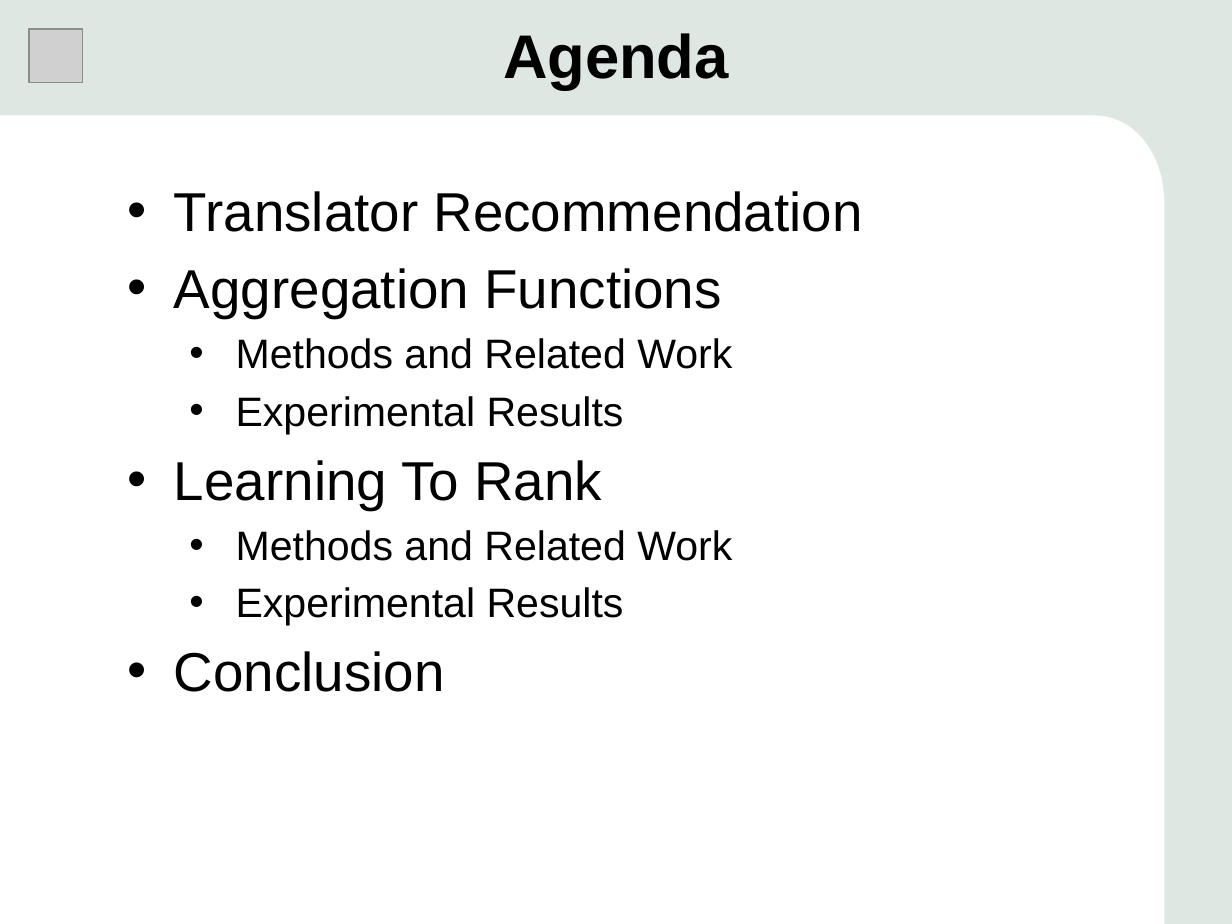
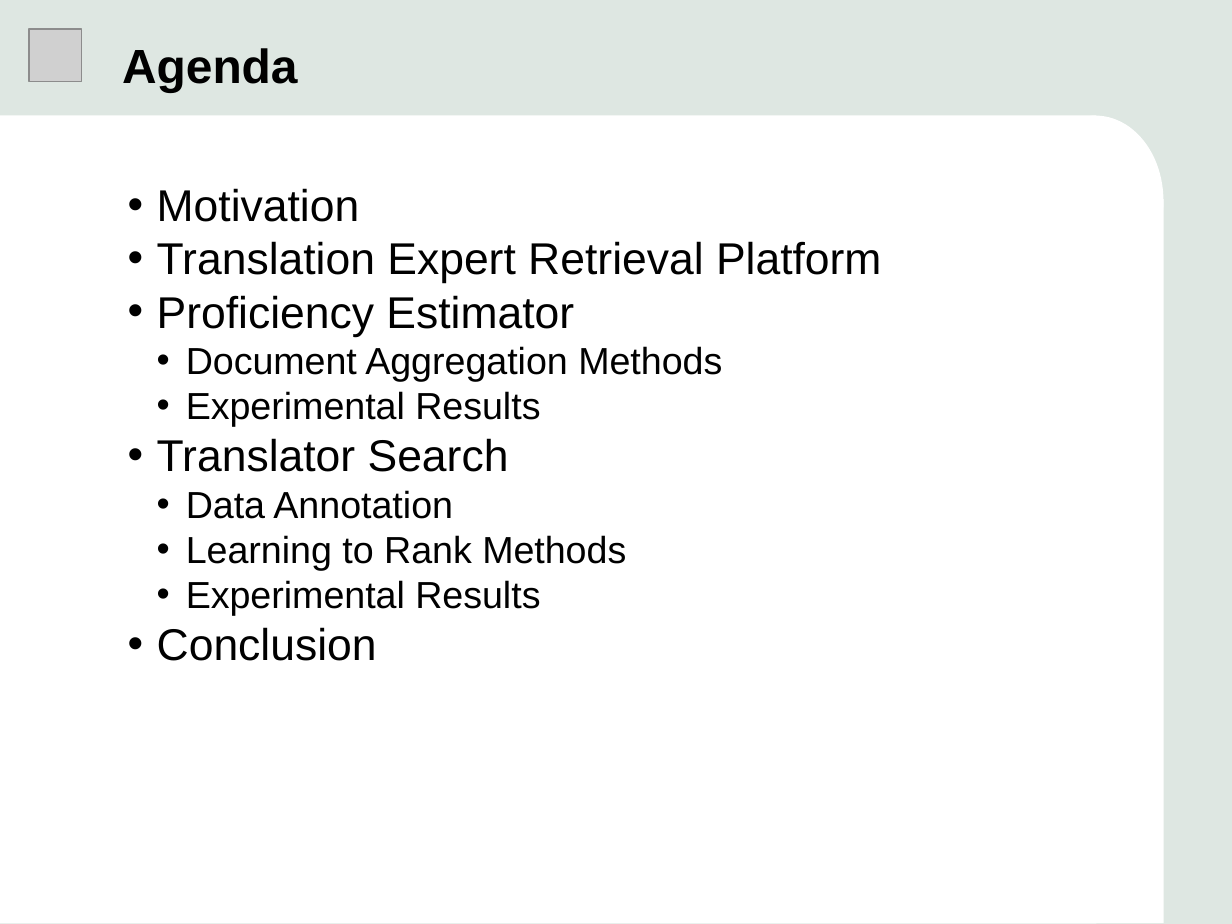
Before and after one commit to czxrrr/expert-retrieval-translators, a slide deck: slide 2 of presentation/presentation.pptx. Drawn at 1232x924 pixels with LibreOffice and Linux fonts; fonts in the diff are those of the drawing; grey boxes stand for pictures. Boxes give left, top, right and bottom in pixels: in the first picture for what was removed or moved away, otherwise in the second. Text is boxed around its words. In the diff, an @@ line names an element or a change of style, - is before the commit and + after.

```diff
--- a/presentation/presentation.pptx
+++ b/presentation/presentation.pptx
@@ text "Agenda": place and size @@
-text "Agenda" at (503,33,729,90)
+text "Agenda" at (122,48,297,92)
@@ text "Agenda" at (122,48,297,92): size 36 to 28 pt; alignment centre to left @@
@@ text at (157,188,882,382): text changed; size 32 to 26 pt @@
-• Translator Recommendation
-• Aggregation Functions
-  • Methods and Related Work
+• Motivation
+• Translation Expert Retrieval Platform
+• Proficiency Estimator
+  • Document Aggregation Methods
@@ text at (157,391,540,661): size 24 to 22 pt in "Experimental Results", "Experimental Results"; size 32 to 26 pt in "Conclusion"; indent changed; less space between paragraphs @@
@@ text at (157,438,626,570): text changed; size 24 to 22 pt @@
-• Learning To Rank
-  • Methods and Related Work
+• Translator Search
+  • Data Annotation
+  • Learning to Rank Methods
```
Also in this commit, not shown: 6 other slides changed, 23 slides added, 3 slides removed, 19 other files.
